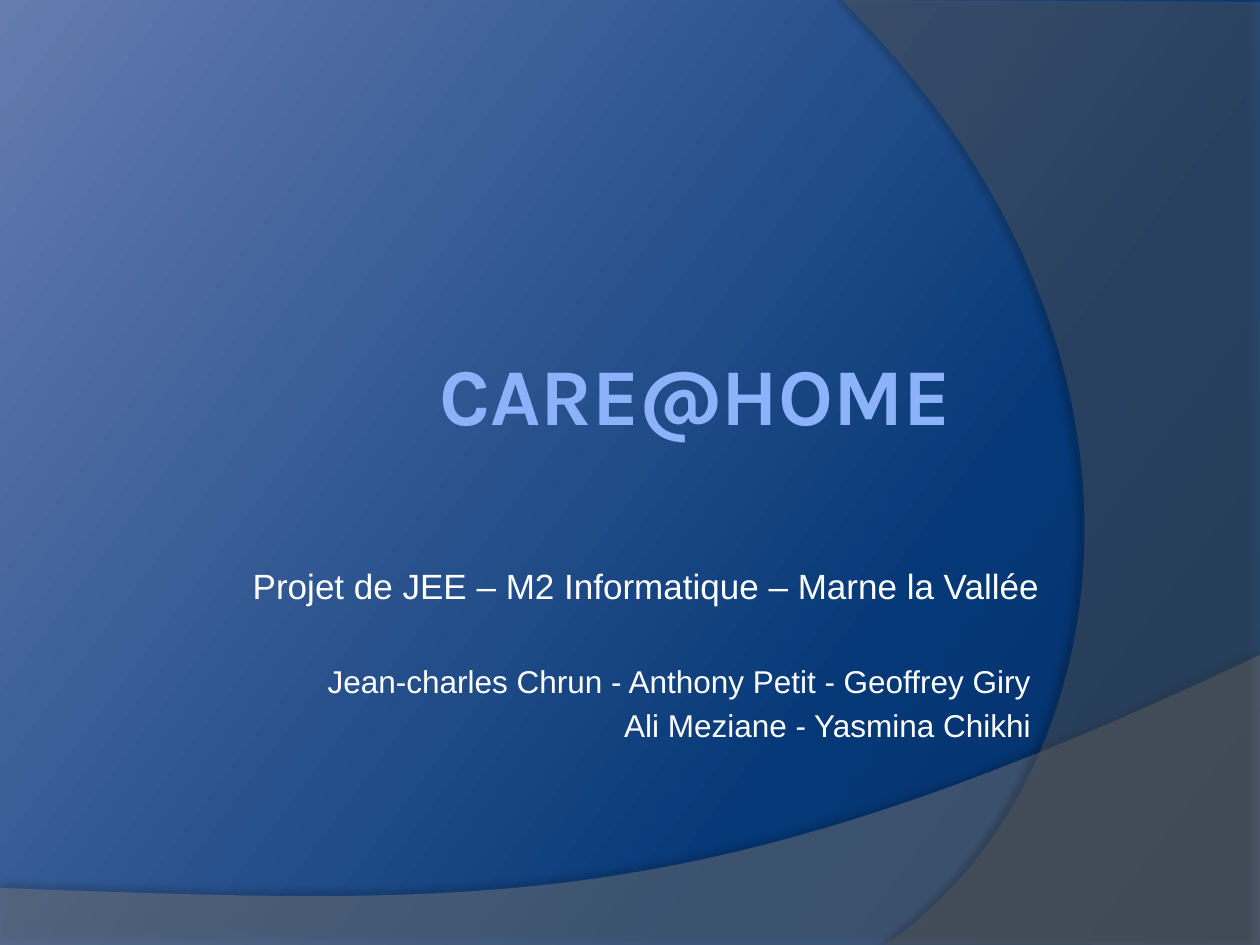
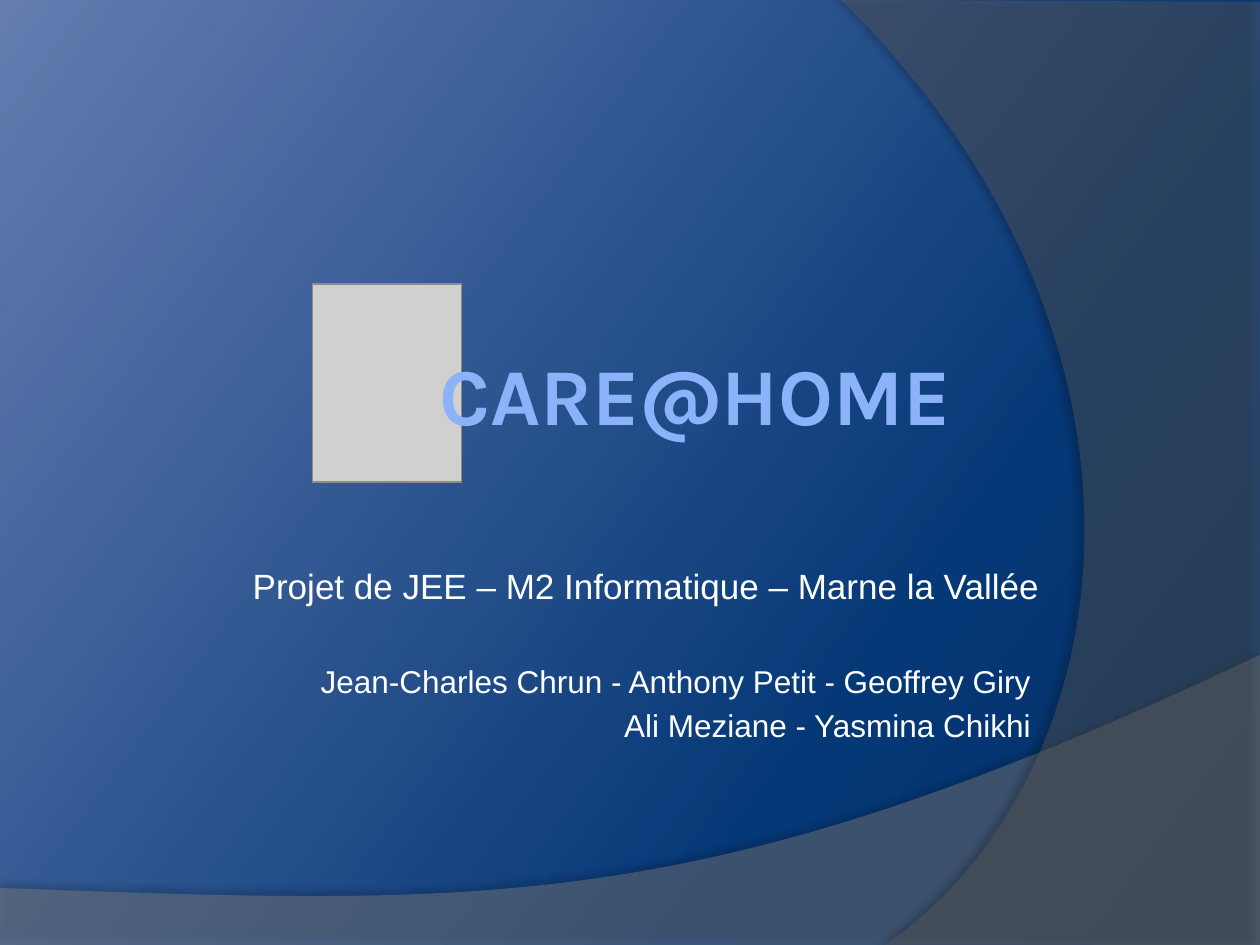
Before and after one commit to PatrickMLV/Care-Home, a slide deck: slide 1 of doc/Care@Home-Prez.pptx. Drawn at 1260x945 pixels with LibreOffice and Linux fonts; fonts in the diff are those of the drawing; grey boxes stand for pictures. Boxes give left, top, right and bottom in pixels: in the first picture for what was removed or moved away, otherwise in the second. Text is boxed around its words. In the diff, an @@ line names an element or a change of style, - is before the commit and + after.

```diff
--- a/doc/Care@Home-Prez.pptx
+++ b/doc/Care@Home-Prez.pptx
@@ picture added at [312, 284, 461, 481] @@
@@ subtitle at [321, 670, 1031, 699]: text changed @@
-Jean-charles Chrun - Anthony Petit - Geoffrey Giry
+Jean-Charles Chrun - Anthony Petit - Geoffrey Giry
```
Also in this commit, not shown: 1 other slide changed.
